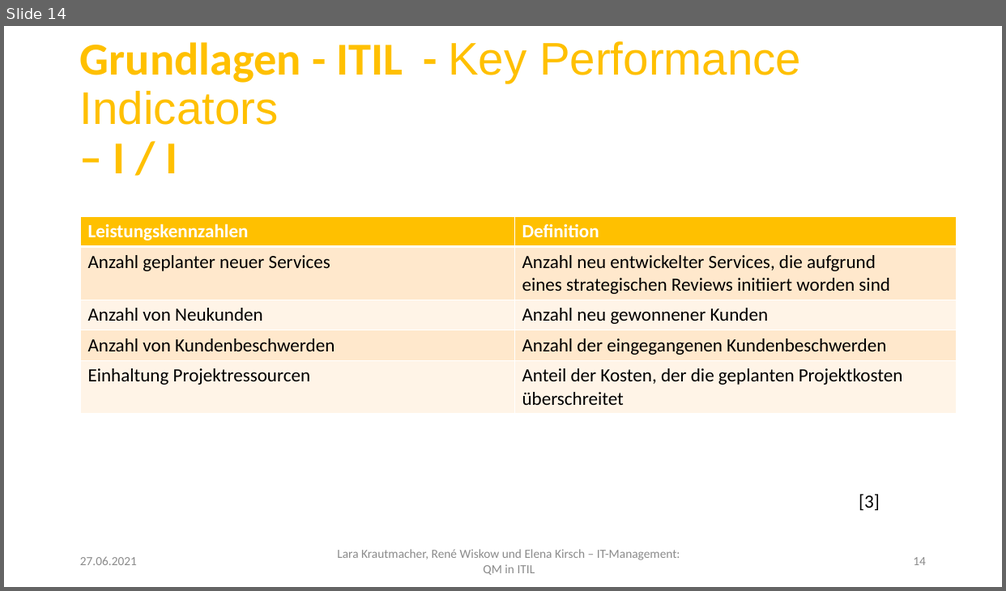
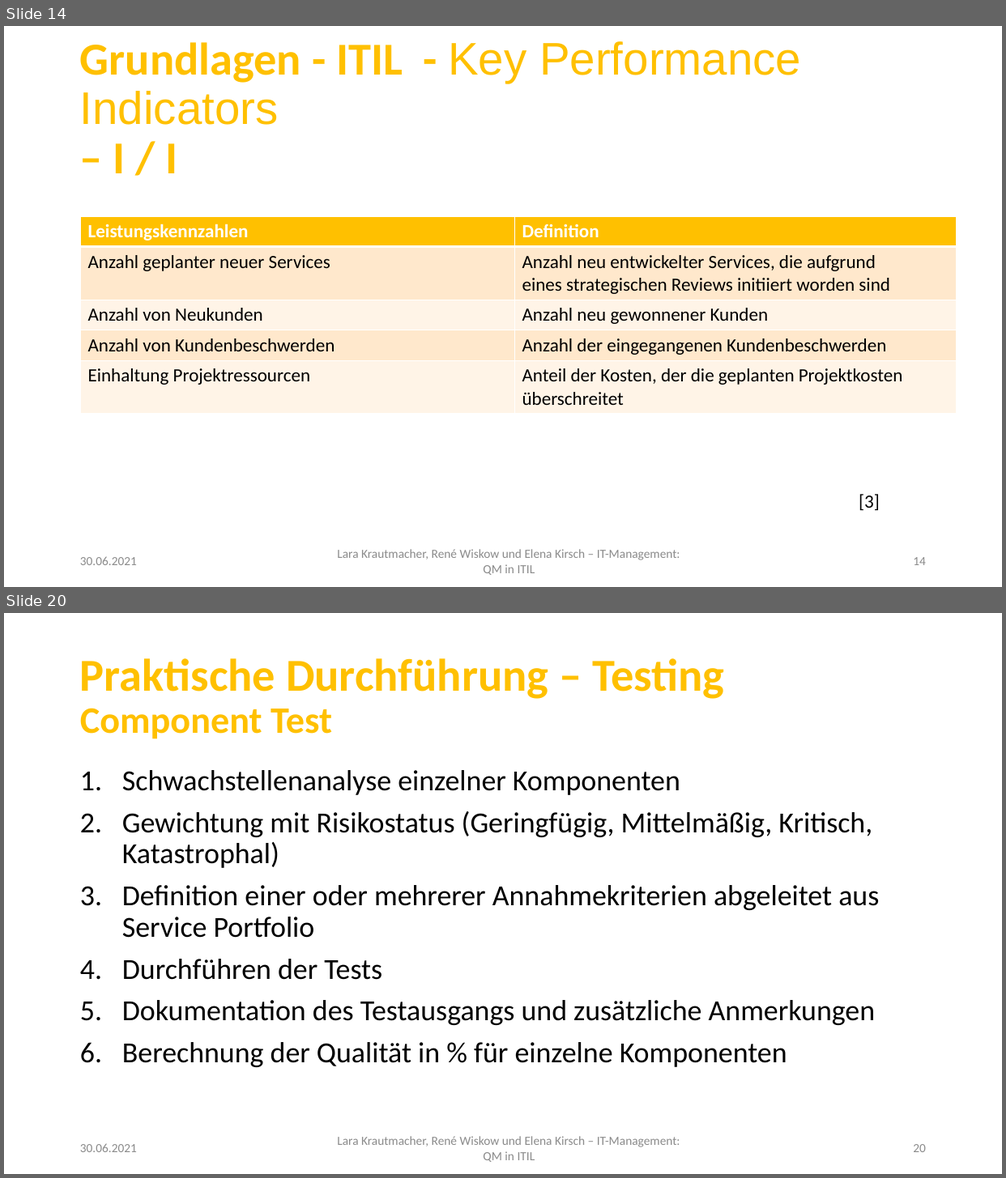
Before and after one commit to LaraKrauti/Qualitaetssicherung, a slide deck: LaraKrautmacher_RenéWiskow_ElenaKirsch_ITManagement.pptx. Shown one above the other, each under a label of ours: slide 14 before the commit, slides 14 and 20 after it; the slides between them are not shown. The pictures are 1006x591 and 1006x1178 pixels, drawn with LibreOffice and Linux fonts; fonts in the diff are those of the drawing; background and template pictures are left out. Boxes give left, top, right and bottom in pixels: in the first picture for what was removed or moved away, otherwise in the second. Text is boxed around its words. In the diff, an @@ line names an element or a change of style, - is before the commit and + after.

Commit message:
Folien Testing und Fazit

```diff
--- a/LaraKrautmacher_RenéWiskow_ElenaKirsch_ITManagement.pptx
+++ b/LaraKrautmacher_RenéWiskow_ElenaKirsch_ITManagement.pptx
@@ slide 20 added at [4,613,1002,1174], background #FFFFFF; not listed: 1 template element that a slide beside it also shows @@
@@ title added at [80,658,724,739], 44 pt, text #FFC000, bold @@
+Praktische Durchführung – Testing
+Component Test
@@ text added at [122,770,879,1067], 28 pt, text #000000 @@
+1. Schwachstellenanalyse einzelner Komponenten
+2. Gewichtung mit Risikostatus (Geringfügig, Mittelmäßig, Kritisch, Katastrophal)
+3. Definition einer oder mehrerer Annahmekriterien abgeleitet aus Service Portfolio
+4. Durchführen der Tests
+5. Dokumentation des Testausgangs und zusätzliche Anmerkungen
+6. Berechnung der Qualität in % für einzelne Komponenten
@@ text added at [80,1144,137,1152], 12 pt, text #8C8C8C @@
+30.06.2021
@@ page number added at [913,1144,926,1152], 12 pt, text #8C8C8C @@
+20
@@ slide 14 changed as well @@
@@ text at [80,557,137,565]: text changed @@
-27.06.2021
+30.06.2021
```
Also in this commit, not shown: 14 other slides changed, 16 other slides added, 3 other files.
